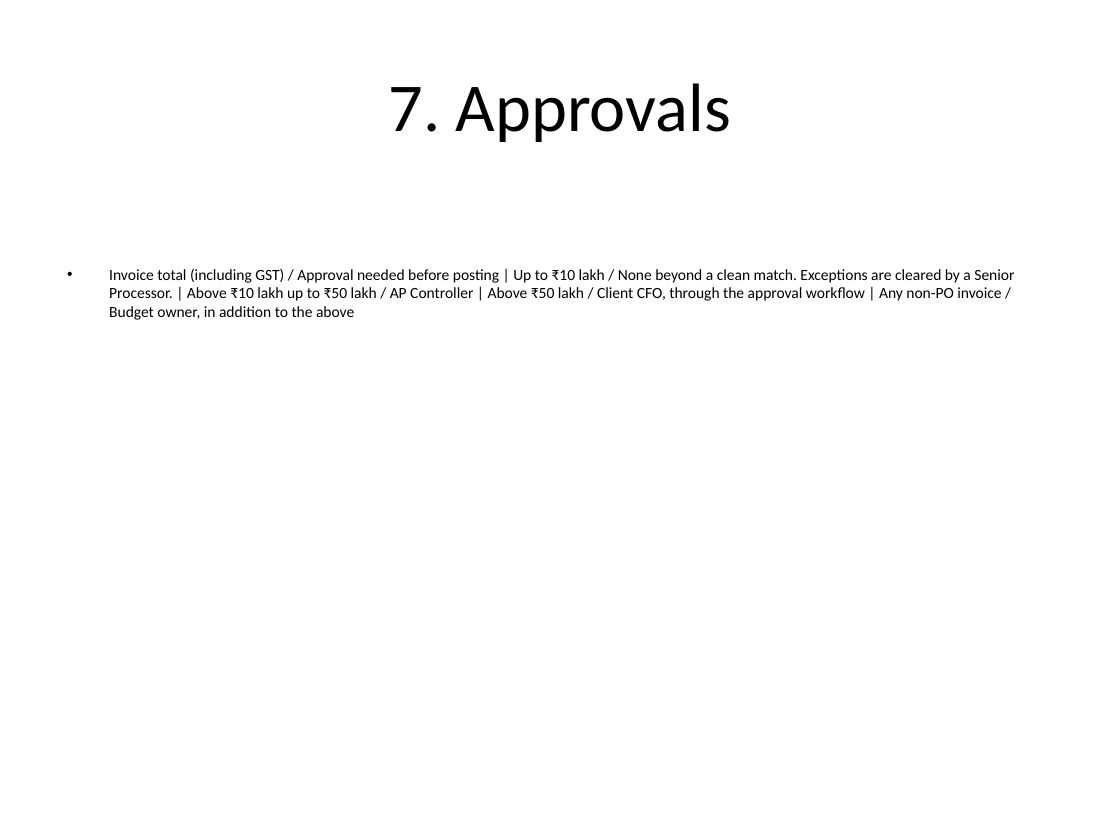
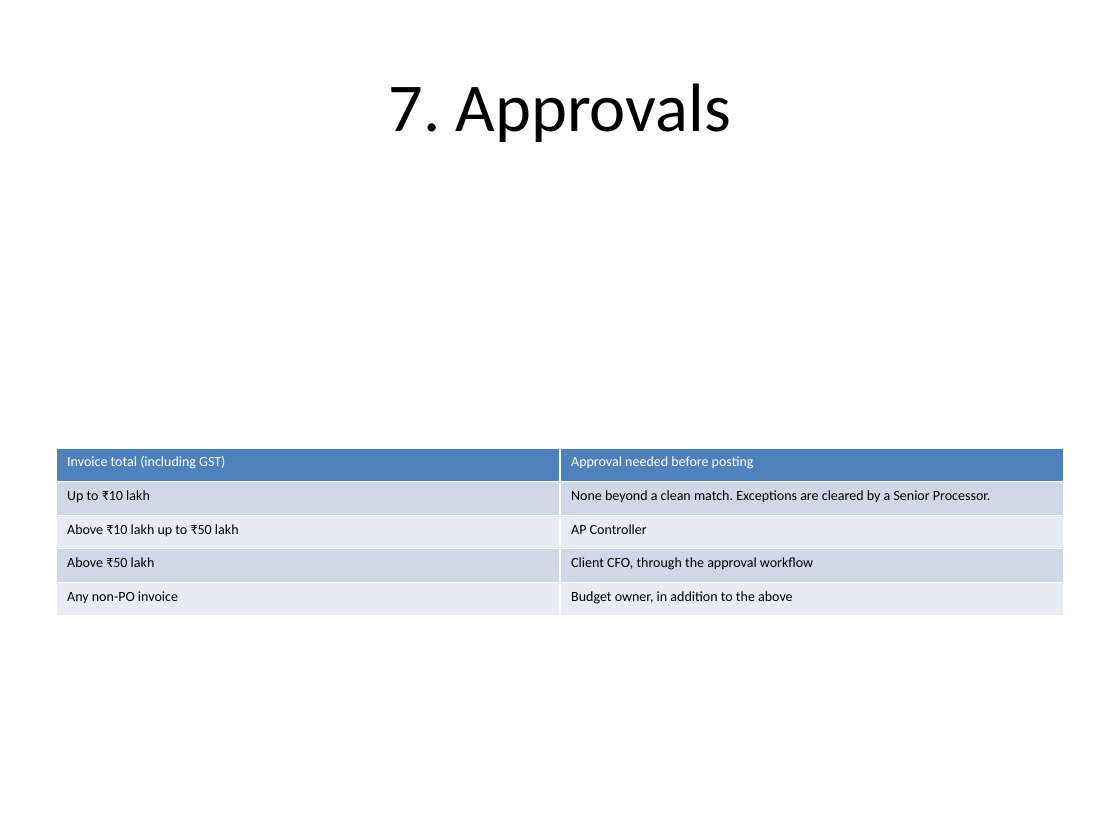
Before and after one commit to deepsleepisgood/enterprise-knowledge-engine, a slide deck: slide 23 of synthetic/variants/PS-07_AP_SOP_v4.0_2026.pptx. Drawn at 1120x840 pixels with LibreOffice and Linux fonts; fonts in the diff are those of the drawing. Boxes give left, top, right and bottom in pixels: in the first picture for what was removed or moved away, otherwise in the second. Text is boxed around its words. In the diff, an @@ line names an element or a change of style, - is before the commit and + after.

```diff
--- a/synthetic/variants/PS-07_AP_SOP_v4.0_2026.pptx
+++ b/synthetic/variants/PS-07_AP_SOP_v4.0_2026.pptx
@@ text removed at bbox=[109, 269, 1014, 320] @@
-• Invoice total (including GST) / Approval needed before posting | Up to ₹10 lakh / None beyond a clean match. Exceptions are cleared by a Senior Processor. | Above ₹10 lakh up to ₹50 lakh / AP Controller | Above ₹50 lakh / Client CFO, through the approval workflow | Any non-PO invoice / Budget owner, in addition to the above
@@ table added at bbox=[56, 448, 1064, 616], 5 rows, 2 columns @@
+Invoice total (including GST) | Approval needed before posting
+Up to ₹10 lakh | None beyond a clean match. Exceptions are cleared by a Senior Processor.
+Above ₹10 lakh up to ₹50 lakh | AP Controller
+Above ₹50 lakh | Client CFO, through the approval workflow
+Any non-PO invoice | Budget owner, in addition to the above
```
Also in this commit, not shown: 5 other slides changed, 45 other files.
